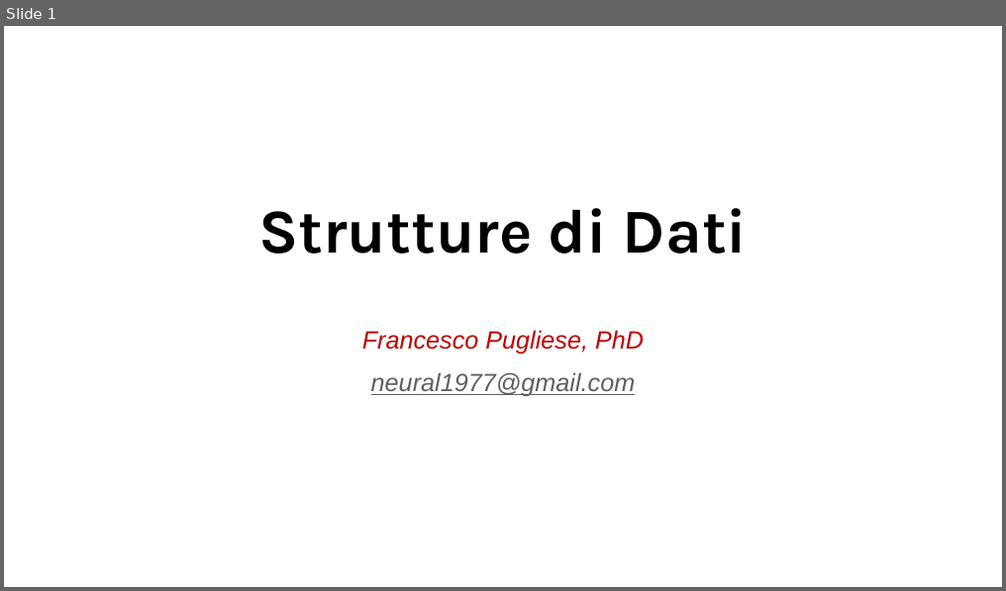
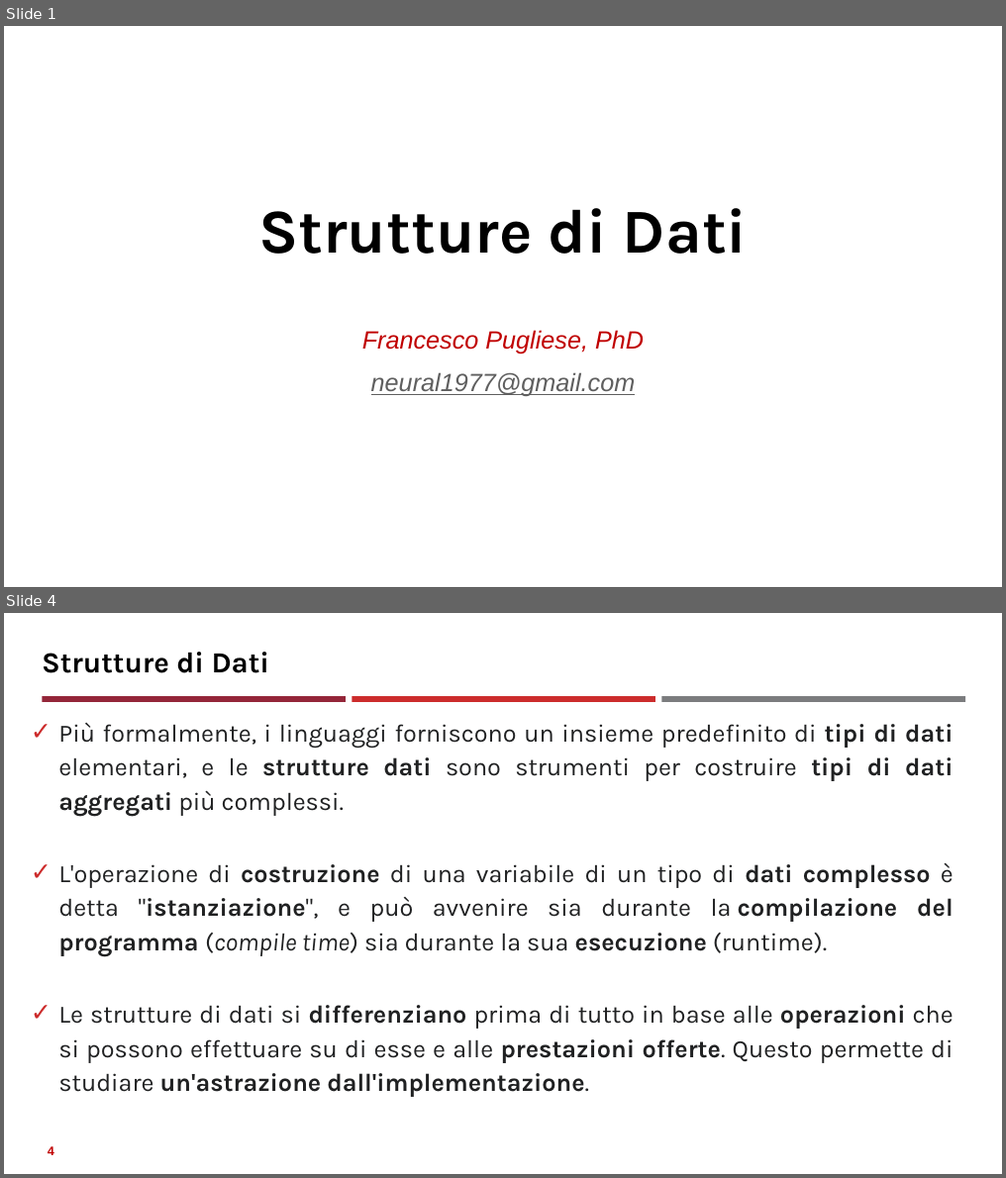
Before and after one commit to neural1977/data_science_interview_material, a slide deck: Assicurazioni/Strutture di dati_ita.pptx. Shown one above the other, each under a label of ours: slide 1 before the commit, slides 1 and 4 after it; the slides between them are not shown. The pictures are 1006x591 and 1006x1178 pixels, drawn with LibreOffice and Linux fonts; fonts in the diff are those of the drawing. Boxes give left, top, right and bottom in pixels: in the first picture for what was removed or moved away, otherwise in the second. Text is boxed around its words. In the diff, an @@ line names an element or a change of style, - is before the commit and + after.

```diff
--- a/Assicurazioni/Strutture di dati_ita.pptx
+++ b/Assicurazioni/Strutture di dati_ita.pptx
@@ slide 4 added at (4, 613, 1002, 1174), background #FFFFFF @@
@@ title added at (42, 652, 270, 673), 28 pt, text #000000, bold @@
+Strutture di Dati
@@ rectangle added at (43, 696, 347, 702), fill #942639 @@
@@ rectangle added at (352, 696, 655, 702), fill #CC2A2A @@
@@ rectangle added at (662, 696, 966, 702), fill #7B7C7E @@
@@ text added at (58, 723, 953, 1063), 24 pt, text #202122 @@
+✓ Più formalmente, i linguaggi forniscono un insieme predefinito di tipi di dati elementari, e le strutture dati sono strumenti per costruire tipi di dati aggregati più complessi.
+✓ L'operazione di costruzione di una variabile di un tipo di dati complesso è detta "istanziazione", e può avvenire sia durante la compilazione del programma (compile time) sia durante la sua esecuzione (runtime).
+✓ Le strutture di dati si differenziano prima di tutto in base alle operazioni che si possono effettuare su di esse e alle prestazioni offerte. Questo permette di studiare un'astrazione dall'implementazione.
@@ page number added at (48, 1147, 54, 1156), 12 pt, text #C00000, bold @@
+4
```
Also in this commit, not shown: 1 slide changed, 2 other slides added, 2 slides removed, 1 other file.
